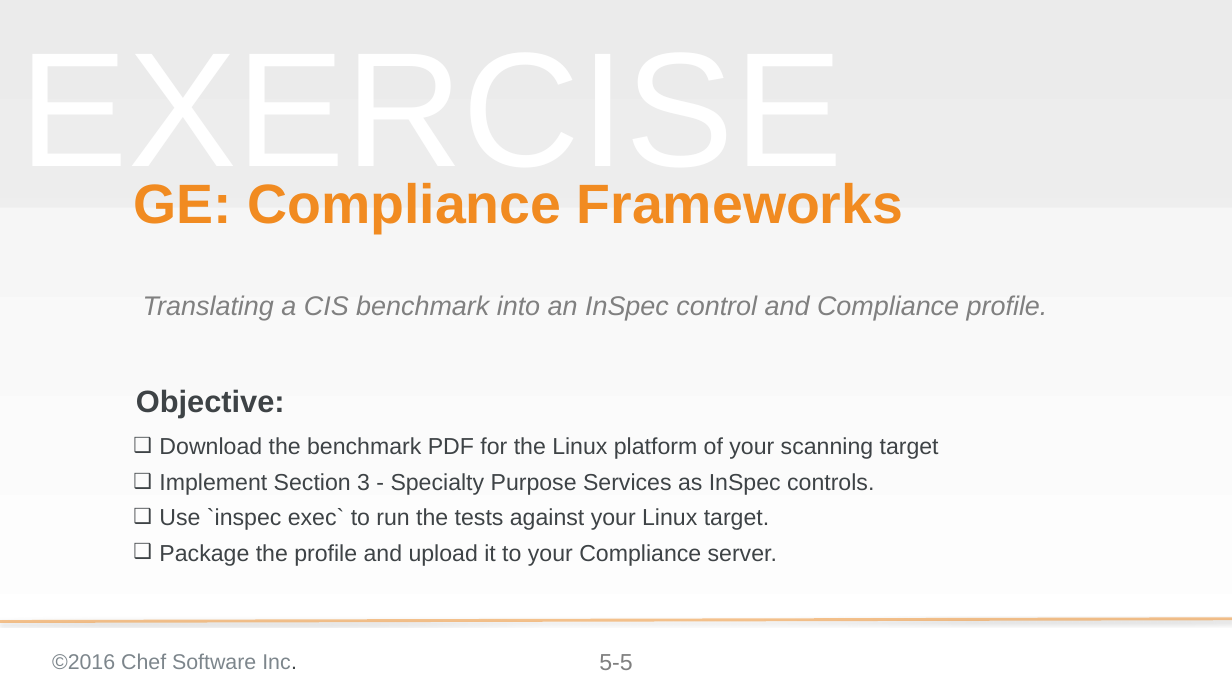
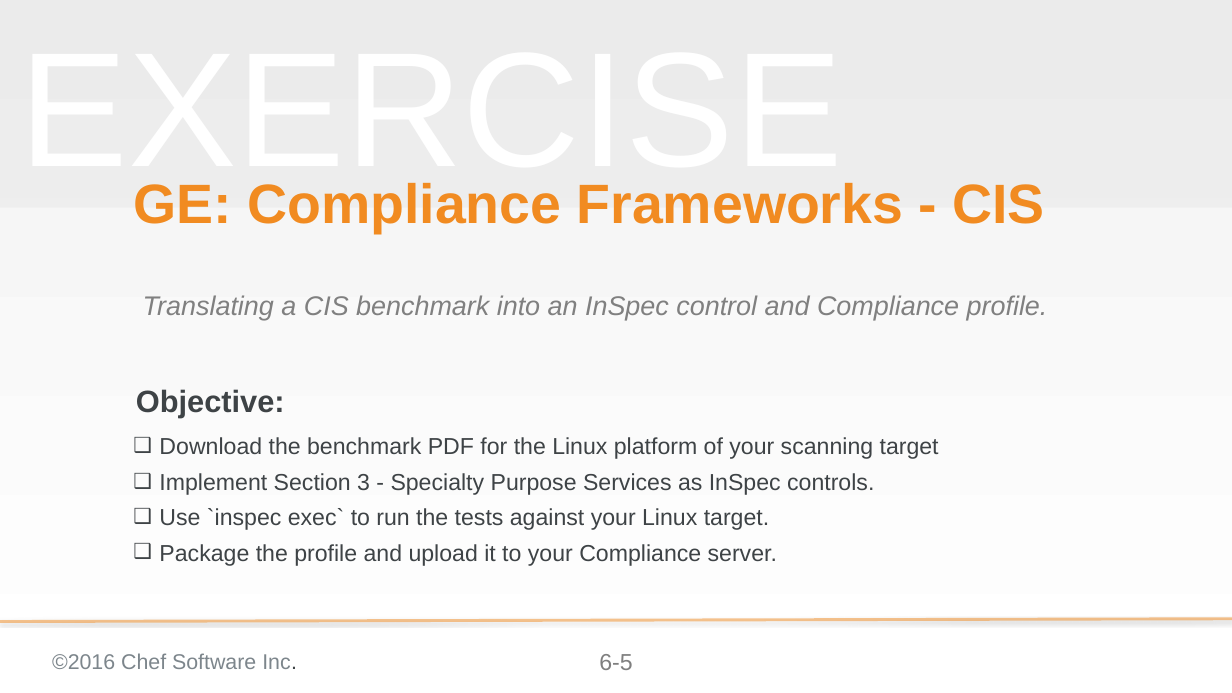
Before and after one commit to bchamby/chef-compliance-installation-configuration-operation, a slide deck: slide 5 of 06-compliance-frameworks-inspec.pptx. Drawn at 1232x693 pixels with LibreOffice and Linux fonts; fonts in the diff are those of the drawing; background and template pictures are left out. Boxes give left, top, right and bottom in pixels: in the first picture for what was removed or moved away, otherwise in the second. Text is boxed around its words. In the diff, an @@ line names an element or a change of style, - is before the commit and + after.

```diff
--- a/06-compliance-frameworks-inspec.pptx
+++ b/06-compliance-frameworks-inspec.pptx
@@ title at bbox=[134, 183, 1044, 234]: text changed @@
-GE: Compliance Frameworks
+GE: Compliance Frameworks - CIS
@@ page number at bbox=[599, 654, 632, 670]: text changed @@
-5-5
+6-5
```
Also in this commit, not shown: 3 other slides changed, 15 slides added, 7 slides removed.
